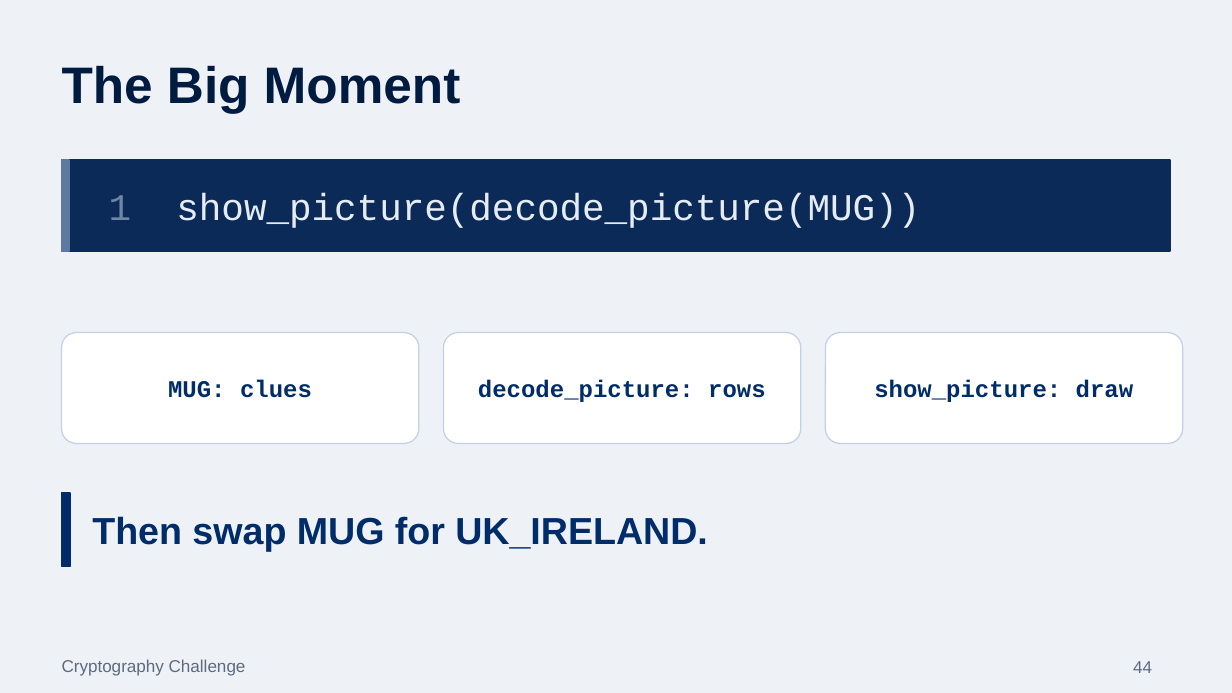
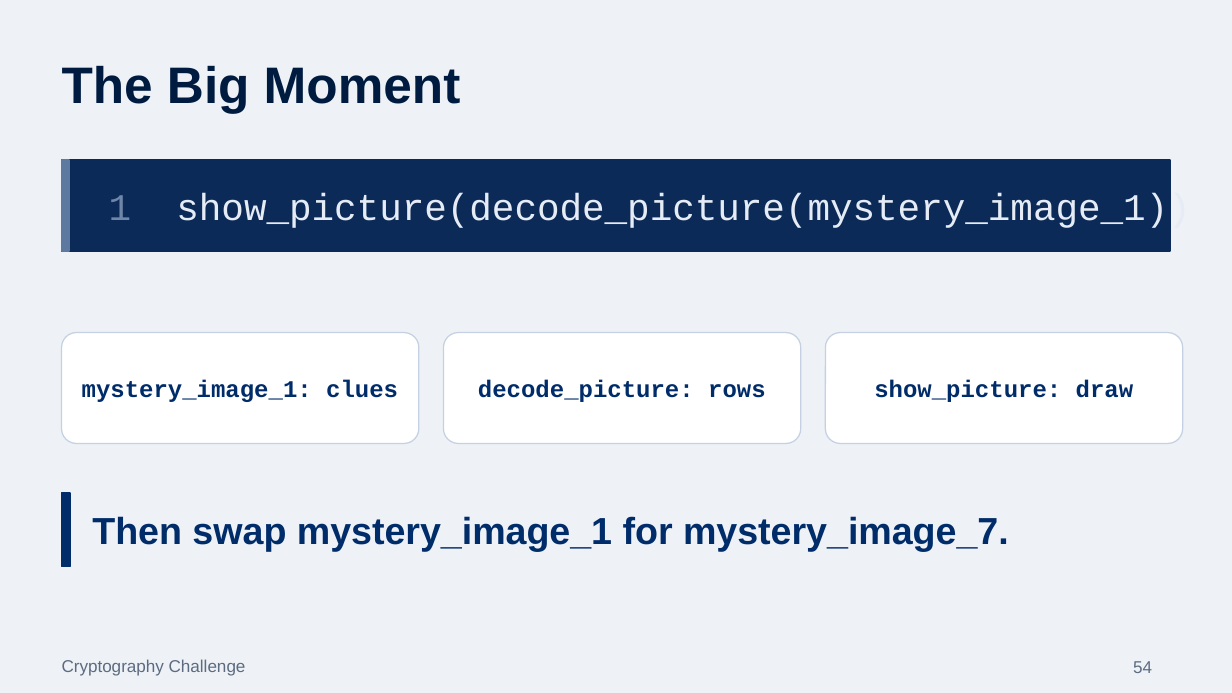
Before and after one commit to Dr-Hughes/Dr-Hughes.github.io, a slide deck: slide 54 of static/teaching/a-level-y12-13-cryptography-cryptography-challenge-run-length-encoding/cryptography-problem.pptx (slide 44 before the commit). Drawn at 1232x693 pixels with LibreOffice and Linux fonts; fonts in the diff are those of the drawing. Boxes give left, top, right and bottom in pixels: in the first picture for what was removed or moved away, otherwise in the second. Text is boxed around its words. In the diff, an @@ line names an element or a change of style, - is before the commit and + after.

Commit message:
Update Cryptography and Image Analysis lesson downloads: new slides, booklets, Word versions and student zips

```diff
--- a/static/teaching/a-level-y12-13-cryptography-cryptography-challenge-run-length-encoding/cryptography-problem.pptx
+++ b/static/teaching/a-level-y12-13-cryptography-cryptography-challenge-run-length-encoding/cryptography-problem.pptx
@@ text at (109,193,1190,231): text changed @@
-1 show_picture(decode_picture(MUG))
+1 show_picture(decode_picture(mystery_image_1))
@@ text at (82,380,398,402): text changed @@
-MUG: clues
+mystery_image_1: clues
@@ text at (92,516,1009,552): text changed @@
-Then swap MUG for UK_IRELAND.
+Then swap mystery_image_1 for mystery_image_7.
@@ page number at (1133,661,1152,673): text changed @@
-44
+54
```
Also in this commit, not shown: 4 other slides changed, 11 slides added, 1 slide removed, 11 other files.
